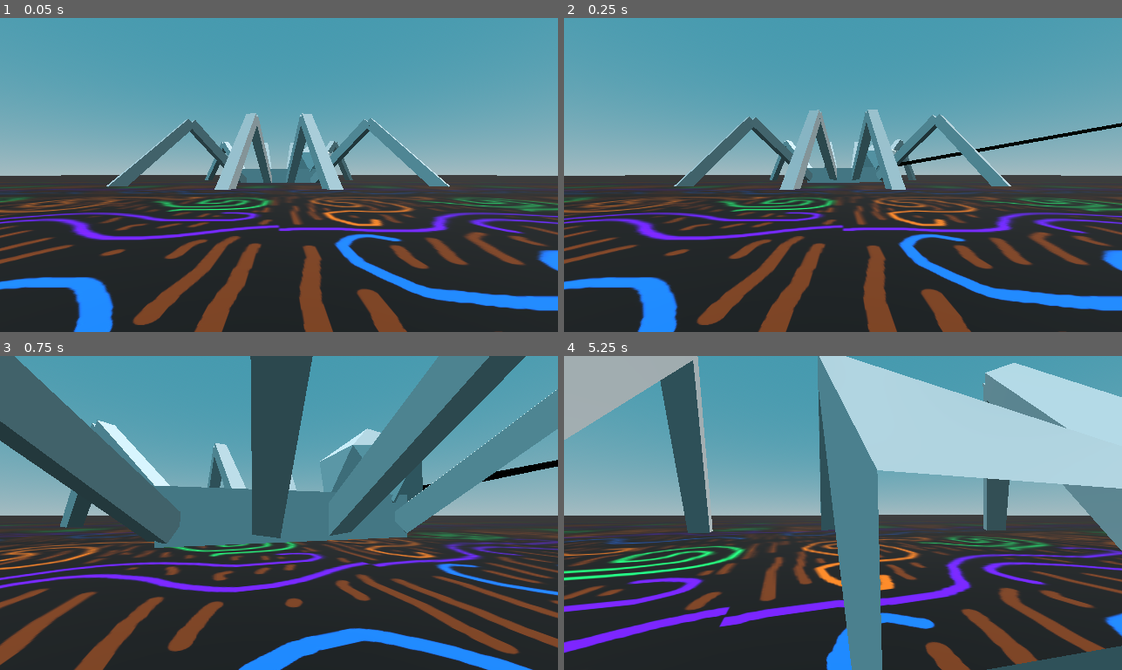
Above: before the commit, frames 1-4 (two rows, left to right).
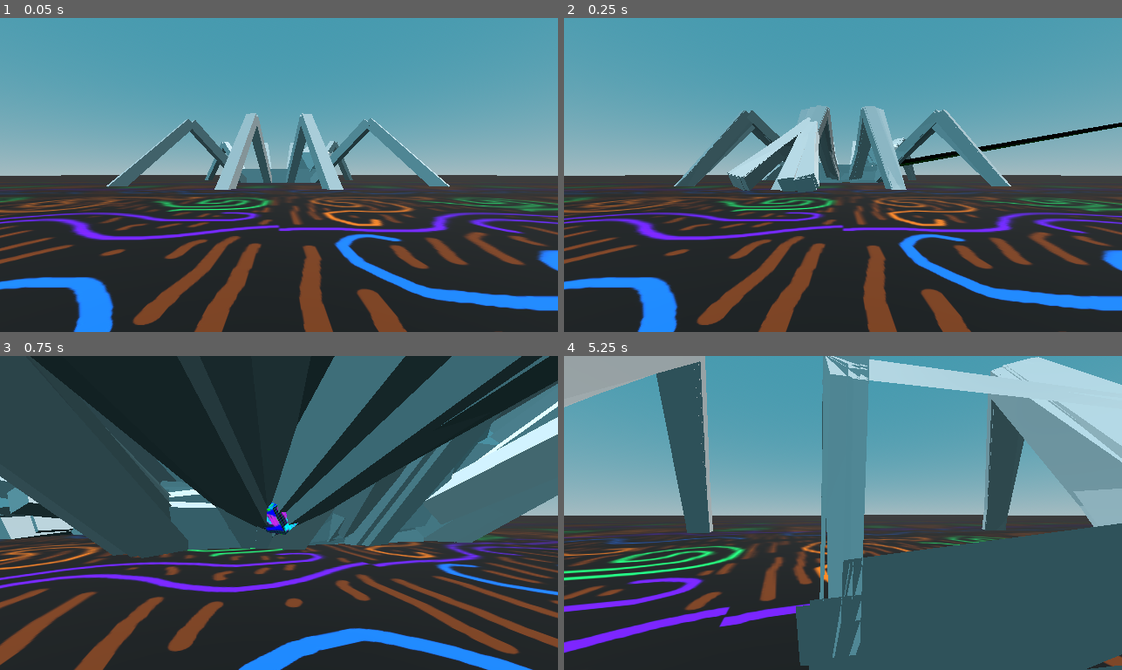
Above: after the commit, the same moments.

Repository: officialErnests/de-ai-ed
Game: Godot game, scene res://scenes/main.tscn
The game is run twice, just before and just after one commit, with the same random seed, the same clock (stepped at 60 frames per second) and the same inputs.
Inputs (mouse positions are in pixels of both pictures, inside the frame that each line leads up to):
- Up to frame 1 (0.05 s): no input
- Up to frame 2 (0.25 s): no input
- Up to frame 3 (0.75 s): tap Enter at 0.5 s; move the mouse to (306, 513) at 0.52 s; press the mouse at (306, 513) at 0.53 s; hold W (movement_forward) from 0.53 s (still down)
- Up to frame 4 (5.25 s): release W (movement_forward) at 1.25 s; release the mouse at (870, 513) at 1.25 s; drag from (731, 528) to (815, 575) at 1.27 s; move the mouse to (898, 443) at 2.02 s; hold D (movement_right) 2.03-2.75 s; hold Mouse wheel down (scroll_down) 2.03-2.75 s; drag from (815, 575) to (675, 465) at 2.77 s; move the mouse to (1010, 560) at 3.52 s; press the mouse at (1010, 560) at 3.53 s; hold A (movement_left) 3.53-4.25 s; release the mouse at (1010, 560) at 4.25 s; drag from (675, 465) to (759, 434) at 4.27 s; tap Space at 5 s; move the mouse to (870, 513) at 5.02 s; hold S (movement_backward) from 5.03 s (still down); hold Mouse wheel down (scroll_down) from 5.03 s (still down); click (870, 513) at 5.17 s

Frame 1 is identical in both runs. In frame 2, 4.4% of the frame differs, in the area x 20-100%, y 27-56%; in frame 3, 53%, in the area x 0-100%, y 0-65%; in frame 4, 40%.

Commit message:
WORKS :DD

Diff:
--- a/scripts/agent.gd
+++ b/scripts/agent.gd
@@ -28,18 +28,7 @@
 	neuron_layers.append(Neuron_Layer.new(NEURONS_IN_LAYER, 16, null))
 
 func loadBrain(p_brain):
-	for iter in range(p_brain[0].size()):
-		var neuron_ammount = p_brain[0][iter]
-		var temp_neuron_layer = null
-		var params = p_brain[1][iter]
-		if iter == 0:
-			temp_neuron_layer = Neuron_Layer.new(51, neuron_ammount, params)
-		elif iter == p_brain[0].size():
-			temp_neuron_layer = Neuron_Layer.new(neuron_ammount, 16, params)
-		else:
-			temp_neuron_layer = Neuron_Layer.new(p_brain[0][iter - 1], neuron_ammount, params)
-		neuron_layers.append(temp_neuron_layer)
-	# neuron_layers.append()
+	neuron_layers = p_brain
 
 var timesss = 0
 func _process(delta: float) -> void:
@@ -66,12 +55,7 @@
 	return points
 
 func getBrain():
-	var layer_neurons = []
-	var res = []
-	for layer in neuron_layers:
-		layer_neurons.append(layer.neurons.size())
-		res.append(layer.getLayer())
-	return [layer_neurons, res]
+	return neuron_layers
 
 func updateVisualisation():
 	var distance = goal.global_position.distance_to(spider_skel.global_position)
@@ -100,11 +84,6 @@
 			for i in range(p_neurons):
 				neurons.append(Neuron.new(p_inputs))
 				neurons[i].scramble()
-	func getLayer():
-		var res = []
-		for iter_neuron in neurons:
-			res.append(iter_neuron.getNeuron())
-		return res
 	func calc(p_inputs):
 		var result = []
 		for i in range(neurons.size()):
@@ -117,15 +96,13 @@
 	var inputs_size
 	func _init(p_inputs) -> void:
 		inputs_size = p_inputs
-	func getNeuron():
-		return [weights, bias]
 	func load(p_weights, p_bias):
 		weights = p_weights
 		bias = p_bias
 	func scramble():
 		for i in range(inputs_size):
-			weights.append(randf_range(0, 0))
-		bias = randf_range(0, 0)
+			weights.append(randf_range(-1, 1))
+		bias = randf_range(-1, 1)
 	func calc(p_inputs):
 		var sum = 0
 		for iter in range(inputs_size):
